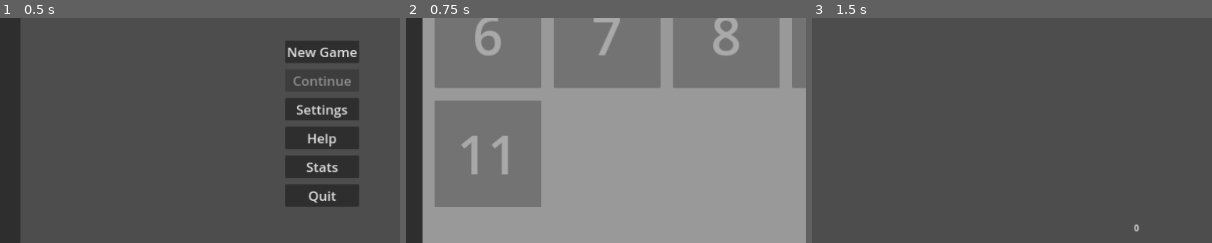
Above: before the commit, frames 1-3 (left to right).
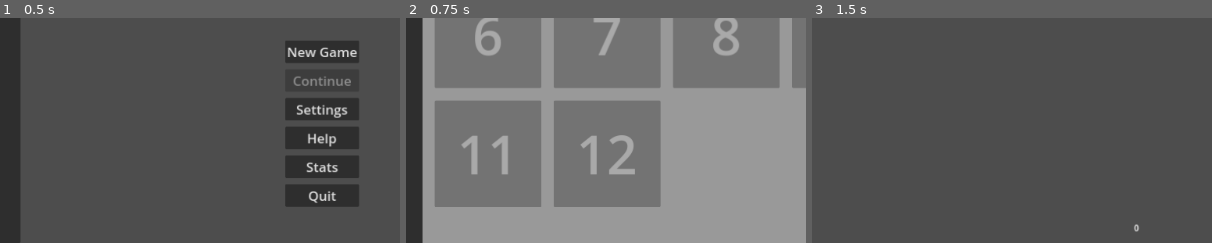
Above: after the commit, the same moments.

Repository: O-39889/brickout
Game: Godot game, scene res://scenes/title_screen.tscn
Same seed, same stepped clock (60 frames per second), same inputs: the game is played once before the commit and once after it. The engine's default icon, where the game draws it, is replaced by a stand-in: a white triangle on a blue panel in a dark square.
Inputs:
- Up to frame 1 (0.5 s): no input
- Up to frame 2 (0.75 s): click "New Game" at 0.5 s
- Up to frame 3 (1.5 s): click "1" at 1.25 s
The pictures show only the part of the screen within x 10-60%, y 50-100%; the shares and areas given below are measured in that part.

Frame 1 is identical in both runs. In frame 2, 12% of the frame differs, in the area x 37-64%, y 36-84%; in frame 3, nothing differs.

Commit message:
Add another level?

Diff:
--- /dev/null
+++ b/scenes/levels_new/main_campaign/reinforced_3.tscn
@@ -0,0 +1,223 @@
+[gd_scene load_steps=9 format=3 uid="uid://0ky2px4bb7c"]
+
+[ext_resource type="PackedScene" uid="uid://cljyfysqemsgw" path="res://scenes/level.tscn" id="1_yeeid"]
+[ext_resource type="Script" path="res://scripts/main_level.gd" id="2_3xhva"]
+[ext_resource type="PackedScene" uid="uid://c0pvsntagt4y6" path="res://scenes/level_components/ball_component.tscn" id="3_p5ug2"]
+[ext_resource type="PackedScene" uid="uid://coqsjdil7pruh" path="res://scenes/level_components/brick_component.tscn" id="4_cmcdf"]
+[ext_resource type="PackedScene" uid="uid://blofikyc7x7vn" path="res://scenes/RegularBrick.tscn" id="5_o2ae7"]
+[ext_resource type="PackedScene" uid="uid://jeo4t2v7ja84" path="res://scenes/level_components/powerup_component.tscn" id="6_rjvwb"]
+[ext_resource type="PackedScene" uid="uid://blefa03mpdv8b" path="res://scenes/unbreakable_brick.tscn" id="6_tssuh"]
+
+[sub_resource type="LabelSettings" id="LabelSettings_kwewi"]
+font_size = 22
+font_color = Color(1, 1, 1, 0.752941)
+
+[node name="MainLevelGameplay" instance=ExtResource("1_yeeid")]
+script = ExtResource("2_3xhva")
+level_name = "Locked away"
+level_author = "Olepograd"
+allow_level_finish_powerup = true
+powerup_chance = 0.11
+
+[node name="BallComponent" parent="." index="2" instance=ExtResource("3_p5ug2")]
+metadata/_edit_lock_ = true
+
+[node name="BrickComponent" parent="." index="3" instance=ExtResource("4_cmcdf")]
+metadata/_edit_lock_ = true
+
+[node name="Brick70" parent="BrickComponent" index="0" instance=ExtResource("5_o2ae7")]
+position = Vector2(1125, 68)
+is_shimmering = true
+color = 4
+protected_sides = 11
+
+[node name="Brick71" parent="BrickComponent" index="1" instance=ExtResource("5_o2ae7")]
+position = Vector2(1125, 203)
+is_shimmering = true
+color = 4
+protected_sides = 10
+
+[node name="Brick72" parent="BrickComponent" index="2" instance=ExtResource("5_o2ae7")]
+position = Vector2(540, 203)
+color = 6
+
+[node name="Brick73" parent="BrickComponent" index="3" instance=ExtResource("5_o2ae7")]
+position = Vector2(450, 248)
+color = 6
+
+[node name="Brick74" parent="BrickComponent" index="4" instance=ExtResource("5_o2ae7")]
+position = Vector2(360, 293)
+color = 6
+
+[node name="Brick75" parent="BrickComponent" index="5" instance=ExtResource("5_o2ae7")]
+position = Vector2(270, 338)
+color = 6
+
+[node name="Brick76" parent="BrickComponent" index="6" instance=ExtResource("5_o2ae7")]
+position = Vector2(360, 383)
+color = 6
+
+[node name="Brick77" parent="BrickComponent" index="7" instance=ExtResource("5_o2ae7")]
+position = Vector2(450, 428)
+color = 6
+
+[node name="Brick78" parent="BrickComponent" index="8" instance=ExtResource("5_o2ae7")]
+position = Vector2(540, 473)
+color = 6
+
+[node name="Brick79" parent="BrickComponent" index="9" instance=ExtResource("5_o2ae7")]
+position = Vector2(630, 428)
+color = 6
+
+[node name="Brick80" parent="BrickComponent" index="10" instance=ExtResource("5_o2ae7")]
+position = Vector2(720, 383)
+color = 6
+
+[node name="Brick81" parent="BrickComponent" index="11" instance=ExtResource("5_o2ae7")]
+position = Vector2(810, 338)
+color = 6
+
+[node name="Brick82" parent="BrickComponent" index="12" instance=ExtResource("5_o2ae7")]
+position = Vector2(720, 293)
+color = 6
+
+[node name="Brick83" parent="BrickComponent" index="13" instance=ExtResource("5_o2ae7")]
+position = Vector2(630, 248)
+color = 6
+
+[node name="Brick84" parent="BrickComponent" index="14" instance=ExtResource("5_o2ae7")]
+position = Vector2(540, 248)
+
+[node name="Brick85" parent="BrickComponent" index="15" instance=ExtResource("5_o2ae7")]
+position = Vector2(450, 293)
+
+[node name="Brick86" parent="BrickComponent" index="16" instance=ExtResource("5_o2ae7")]
+position = Vector2(630, 293)
+
+[node name="Brick87" parent="BrickComponent" index="17" instance=ExtResource("5_o2ae7")]
+position = Vector2(720, 338)
+
+[node name="Brick88" parent="BrickComponent" index="18" instance=ExtResource("5_o2ae7")]
+position = Vector2(630, 383)
+
+[node name="Brick89" parent="BrickComponent" index="19" instance=ExtResource("5_o2ae7")]
+position = Vector2(540, 428)
+
+[node name="Brick90" parent="BrickComponent" index="20" instance=ExtResource("5_o2ae7")]
+position = Vector2(450, 383)
+
+[node name="Brick96" parent="BrickComponent" index="21" instance=ExtResource("5_o2ae7")]
+position = Vector2(540, 338)
+is_shimmering = true
+color = 3
+
+[node name="Brick91" parent="BrickComponent" index="22" instance=ExtResource("5_o2ae7")]
+position = Vector2(360, 338)
+
+[node name="Brick92" parent="BrickComponent" index="23" instance=ExtResource("5_o2ae7")]
+position = Vector2(450, 338)
+color = 6
+
+[node name="Brick93" parent="BrickComponent" index="24" instance=ExtResource("5_o2ae7")]
+position = Vector2(540, 293)
+color = 6
+
+[node name="Brick94" parent="BrickComponent" index="25" instance=ExtResource("5_o2ae7")]
+position = Vector2(630, 338)
+color = 6
+
+[node name="Brick95" parent="BrickComponent" index="26" instance=ExtResource("5_o2ae7")]
+position = Vector2(540, 383)
+color = 6
+
+[node name="UnbreakableBrick" parent="BrickComponent" index="27" instance=ExtResource("6_tssuh")]
+position = Vector2(1125, 248)
+
+[node name="UnbreakableBrick2" parent="BrickComponent" index="28" instance=ExtResource("6_tssuh")]
+position = Vector2(1125, 293)
+
+[node name="UnbreakableBrick3" parent="BrickComponent" index="29" instance=ExtResource("6_tssuh")]
+position = Vector2(1125, 338)
+
+[node name="UnbreakableBrick13" parent="BrickComponent" index="30" instance=ExtResource("6_tssuh")]
+position = Vector2(1125, 23)
+
+[node name="UnbreakableBrick4" parent="BrickComponent" index="31" instance=ExtResource("6_tssuh")]
+position = Vector2(1125, 383)
+
+[node name="UnbreakableBrick5" parent="BrickComponent" index="32" instance=ExtResource("6_tssuh")]
+position = Vector2(1125, 428)
+
+[node name="UnbreakableBrick6" parent="BrickComponent" index="33" instance=ExtResource("6_tssuh")]
+position = Vector2(1125, 473)
+
+[node name="UnbreakableBrick7" parent="BrickComponent" index="34" instance=ExtResource("6_tssuh")]
+position = Vector2(1125, 518)
+
+[node name="UnbreakableBrick8" parent="BrickComponent" index="35" instance=ExtResource("6_tssuh")]
+position = Vector2(1125, 563)
+
+[node name="UnbreakableBrick9" parent="BrickComponent" index="36" instance=ExtResource("6_tssuh")]
+position = Vector2(1125, 608)
+
+[node name="UnbreakableBrick10" parent="BrickComponent" index="37" instance=ExtResource("6_tssuh")]
+position = Vector2(1125, 653)
+
+[node name="UnbreakableBrick11" parent="BrickComponent" index="38" instance=ExtResource("6_tssuh")]
+position = Vector2(1125, 698)
+
+[node name="UnbreakableBrick12" parent="BrickComponent" index="39" instance=ExtResource("6_tssuh")]
+position = Vector2(1125, 743)
+
+[node name="UnbreakableBrick14" parent="BrickComponent" index="40" instance=ExtResource("6_tssuh")]
+position = Vector2(45, 743)
+
+[node name="UnbreakableBrick15" parent="BrickComponent" index="41" instance=ExtResource("6_tssuh")]
+position = Vector2(135, 743)
+
+[node name="UnbreakableBrick16" parent="BrickComponent" index="42" instance=ExtResource("6_tssuh")]
+position = Vector2(225, 743)
+
+[node name="UnbreakableBrick17" parent="BrickComponent" index="43" instance=ExtResource("6_tssuh")]
+position = Vector2(315, 743)
+
+[node name="UnbreakableBrick18" parent="BrickComponent" index="44" instance=ExtResource("6_tssuh")]
+position = Vector2(405, 743)
+
+[node name="UnbreakableBrick19" parent="BrickComponent" index="45" instance=ExtResource("6_tssuh")]
+position = Vector2(495, 743)
+
+[node name="UnbreakableBrick20" parent="BrickComponent" index="46" instance=ExtResource("6_tssuh")]
+position = Vector2(585, 743)
+
+[node name="UnbreakableBrick21" parent="BrickComponent" index="47" instance=ExtResource("6_tssuh")]
+position = Vector2(675, 743)
+
+[node name="UnbreakableBrick22" parent="BrickComponent" index="48" instance=ExtResource("6_tssuh")]
+position = Vector2(765, 743)
+
+[node name="UnbreakableBrick23" parent="BrickComponent" index="49" instance=ExtResource("6_tssuh")]
+position = Vector2(855, 743)
+
+[node name="UnbreakableBrick24" parent="BrickComponent" index="50" instance=ExtResource("6_tssuh")]
+position = Vector2(945, 743)
+
+[node name="UnbreakableBrick25" parent="BrickComponent" index="51" instance=ExtResource("6_tssuh")]
+position = Vector2(1035, 743)
+
+[node name="PowerupComponent" parent="." index="4" instance=ExtResource("6_rjvwb")]
+metadata/_edit_lock_ = true
+
+[node name="CanvasLayer" type="CanvasLayer" parent="." index="5"]
+
+[node name="LevelAuthorName" type="Label" parent="CanvasLayer" index="0"]
+unique_name_in_owner = true
+anchors_preset = 5
+anchor_left = 0.5
+anchor_right = 0.5
+offset_top = 12.0
+grow_horizontal = 2
+text = "Author Name — Level Name"
+label_settings = SubResource("LabelSettings_kwewi")
+horizontal_alignment = 1
+metadata/_edit_lock_ = true
--- a/scenes/singletons/game_progression.tscn
+++ b/scenes/singletons/game_progression.tscn
@@ -5,4 +5,4 @@
 [node name="GameProgression" type="Node"]
 script = ExtResource("1_tj43e")
 main_campaign_dir = "res://scenes/levels_new/main_campaign"
-level_campaign = PackedStringArray("first_levle", "shimmer_intro", "will_come_up_with_the_name_later", "circlularos", "checkerboard", "reinforced_intro", "awawawa_2", "circle 2", "reinforced_2", "softlock", "brickout")
+level_campaign = PackedStringArray("first_levle", "shimmer_intro", "will_come_up_with_the_name_later", "circlularos", "checkerboard", "reinforced_intro", "awawawa_2", "circle 2", "reinforced_2", "softlock", "brickout", "reinforced_3")
